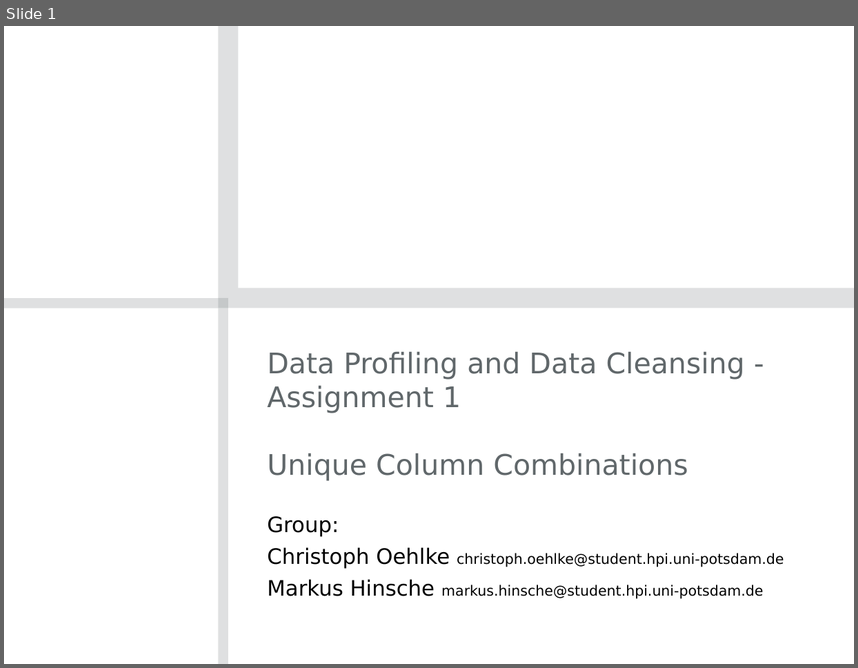
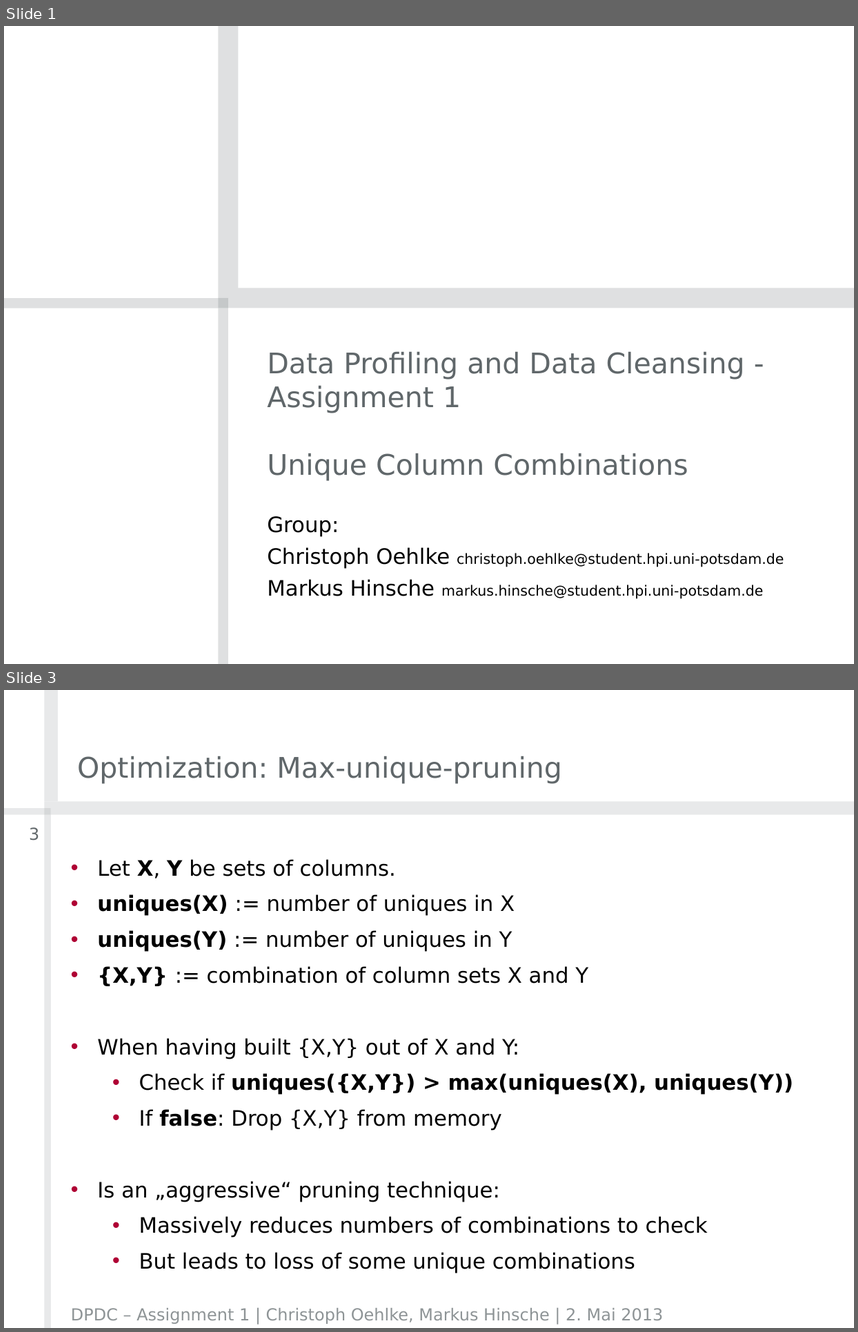
Before and after one commit to crizzy/dpdc-exercises, a slide deck: exercise1/DPDCAssignment1ChristophOehlkeMarkusHinsche.pptx. Shown one above the other, each under a label of ours: slide 1 before the commit, slides 1 and 3 after it; the slides between them are not shown. The pictures are 858x668 and 858x1332 pixels, drawn with LibreOffice and Linux fonts; fonts in the diff are those of the drawing; background and template pictures are left out. Boxes give left, top, right and bottom in pixels: in the first picture for what was removed or moved away, otherwise in the second. Text is boxed around its words. In the diff, an @@ line names an element or a change of style, - is before the commit and + after.

```diff
--- a/exercise1/DPDCAssignment1ChristophOehlkeMarkusHinsche.pptx
+++ b/exercise1/DPDCAssignment1ChristophOehlkeMarkusHinsche.pptx
@@ slide 3 added at (4,690,854,1328), background #FFFFFF @@
@@ title added at (77,756,562,784), 24 pt, text #60676A @@
+Optimization: Max-unique-pruning
@@ group added at (4,690,854,1328): 4 rectangles @@
@@ page number added at (29,827,39,840), 14 pt, text #60676A @@
+3
@@ text added at (97,859,793,1273), 18 pt, text #000000 @@
+• Let X, Y be sets of columns.
+• uniques(X) := number of uniques in X
+• uniques(Y) := number of uniques in Y
+• {X,Y} := combination of column sets X and Y
+• When having built {X,Y} out of X and Y:
+  • Check if uniques({X,Y}) > max(uniques(X), uniques(Y))
+  • If false: Drop {X,Y} from memory
+• Is an „aggressive“ pruning technique:
+  • Massively reduces numbers of combinations to check
+  • But leads to loss of some unique combinations
@@ text added at (71,1308,663,1323), 14 pt, text #8E9496 @@
+DPDC – Assignment 1 | Christoph Oehlke, Markus Hinsche | 2. Mai 2013
```
Also in this commit, not shown: 10 slides changed, 3 other slides added.
